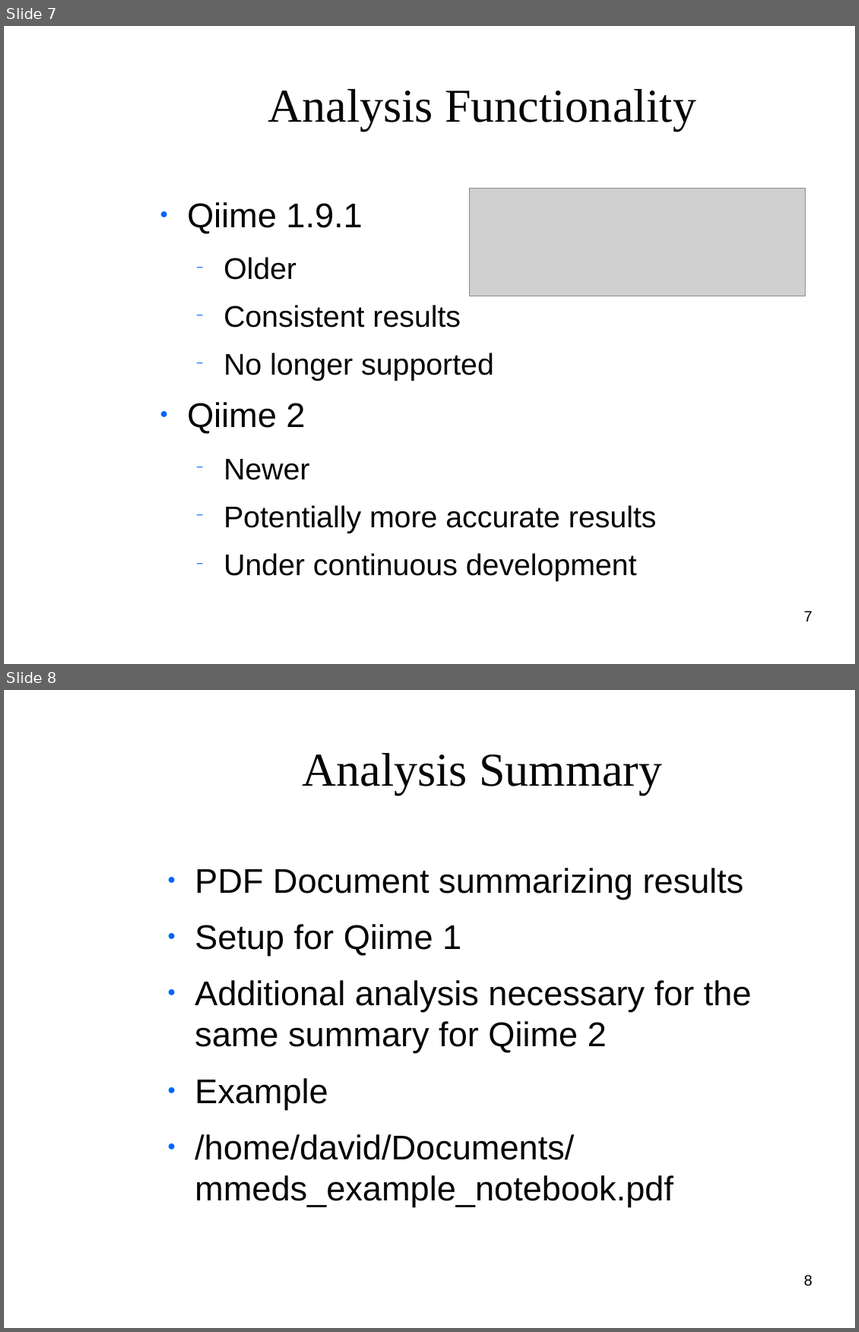
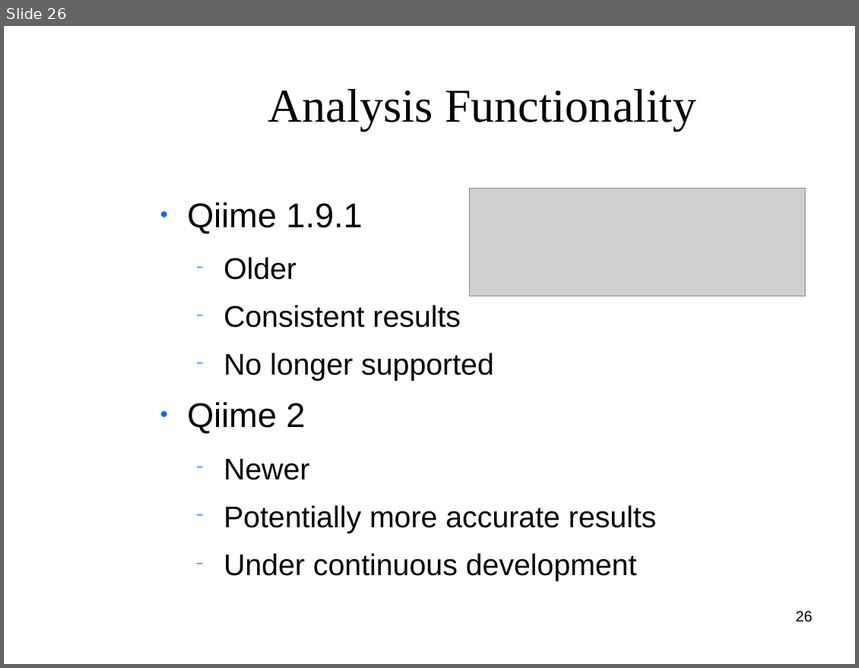
Before and after one commit to clemente-lab/mmeds-meta, a slide deck: sql/mmeds.odp. Shown one above the other, each under a label of ours: slides 7 and 8 before the commit, slide 26 after it. The pictures are 859x1332 and 859x668 pixels, drawn with LibreOffice and Linux fonts; fonts in the diff are those of the drawing; grey boxes stand for pictures; background and template pictures are left out. Boxes give left, top, right and bottom in pixels: in the first picture for what was removed or moved away, otherwise in the second. Text is boxed around its words. In the diff, an @@ line names an element or a change of style, - is before the commit and + after.

Commit message:
Enhancement update analysis (#126)
* Added "reads_type" selection when uploading data

* Updated analysis tests

```diff
--- a/sql/mmeds.odp
+++ b/sql/mmeds.odp
@@ slide 8 removed at box(4, 690, 855, 1328), background picture (left out) @@
@@ title removed at box(303, 753, 662, 795) @@
-Analysis Summary
@@ text removed at box(195, 868, 752, 1208) @@
-● PDF Document summarizing results
-● Setup for Qiime 1
-● Additional analysis necessary for the same summary for Qiime 2
-● Example
-● /home/david/Documents/mmeds_example_notebook.pdf
@@ page number removed at box(804, 1275, 813, 1287) @@
-8
@@ what was slide 7 is now slide 26 @@
@@ page number at box(796, 611, 813, 623): text changed @@
-7
+26
```
Also in this commit, not shown: 4 slides changed, 6 slides added, 10 other files.
